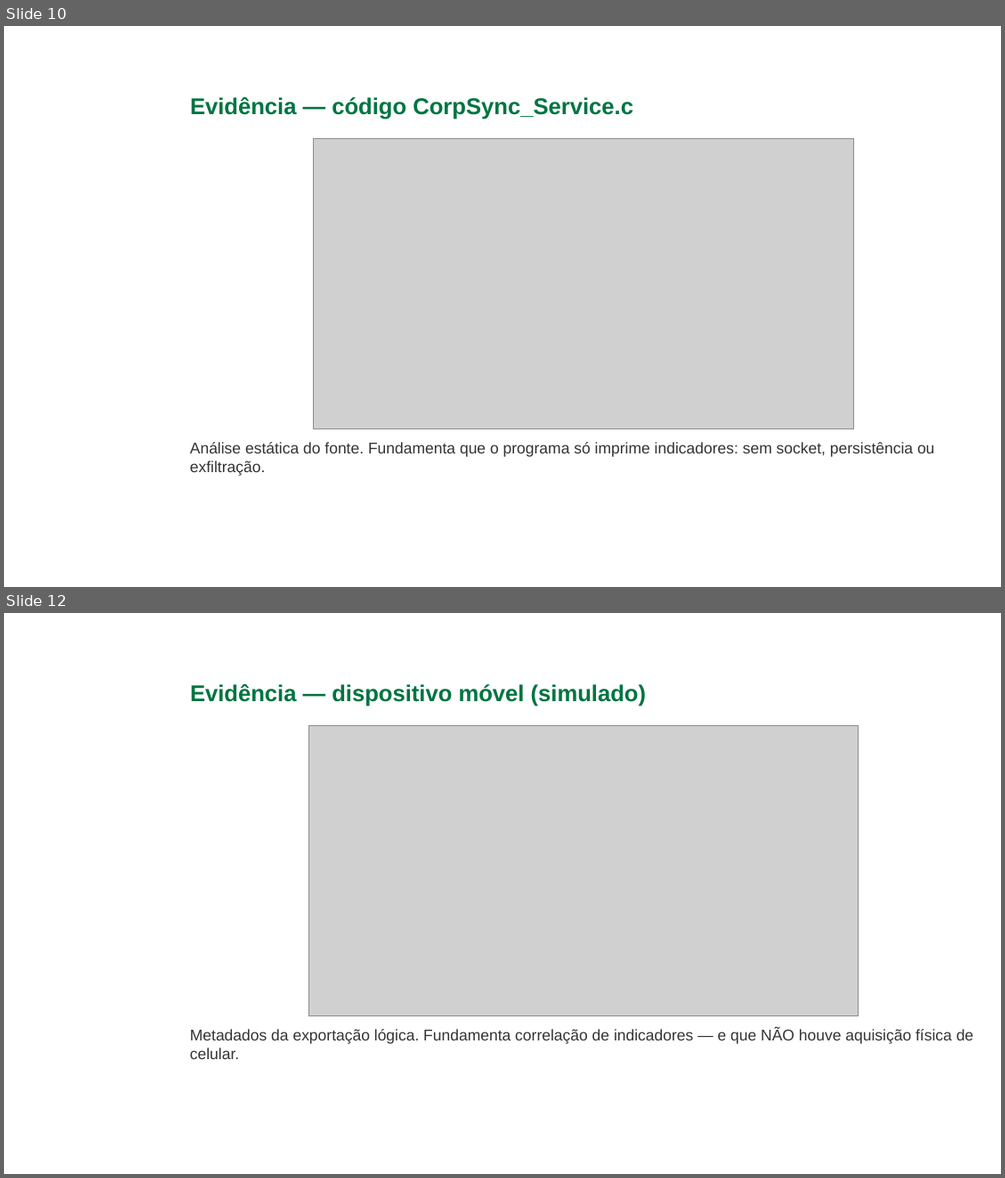
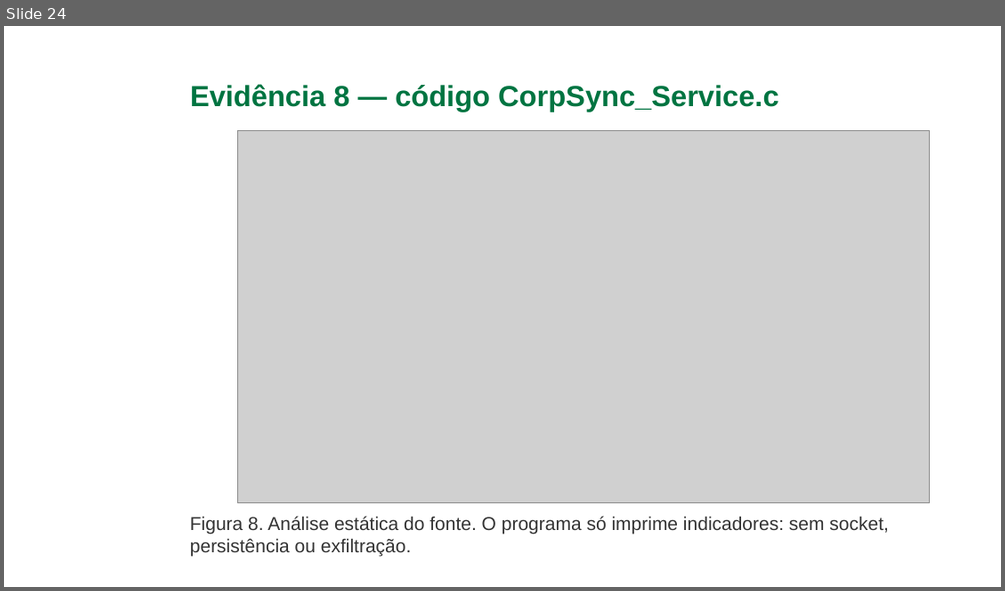
Before and after one commit to gabriellucasalves/Nexus-interprise, a slide deck: docs/caso-techcorp/Nexus_Apresentacao_Caso_TechCorp_Ajustada_Final.pptx. Shown one above the other, each under a label of ours: slides 10 and 12 before the commit, slide 24 after it; the slides between them are not shown. The pictures are 1005x1178 and 1005x591 pixels, drawn with LibreOffice and Linux fonts; fonts in the diff are those of the drawing; grey boxes stand for pictures; background and template pictures are left out. Boxes give left, top, right and bottom in pixels: in the first picture for what was removed or moved away, otherwise in the second. Text is boxed around its words. In the diff, an @@ line names an element or a change of style, - is before the commit and + after.

```diff
--- a/docs/caso-techcorp/Nexus_Apresentacao_Caso_TechCorp_Ajustada_Final.pptx
+++ b/docs/caso-techcorp/Nexus_Apresentacao_Caso_TechCorp_Ajustada_Final.pptx
@@ slide 12 removed at [4,613,1001,1174], background picture (left out) @@
@@ title removed at [190,684,646,706] @@
-Evidência — dispositivo móvel (simulado)
@@ picture removed at [308,726,858,1016] @@
@@ text removed at [190,1029,973,1059] @@
-Metadados da exportação lógica. Fundamenta correlação de indicadores — e que NÃO houve aquisição física de celular.
@@ what was slide 10 is now slide 24 @@
@@ slide 24 changed as well @@
@@ title at [190,84,779,111]: text changed; size 22 to 28 pt @@
-Evidência — código CorpSync_Service.c
+Evidência 8 — código CorpSync_Service.c
@@ picture: place and size @@
-picture at [314,139,853,429]
+picture at [237,131,930,503]
@@ text at [190,516,888,556]: text changed; size 15 to 18 pt @@
-Análise estática do fonte. Fundamenta que o programa só imprime indicadores: sem socket, persistência ou exfiltração.
+Figura 8. Análise estática do fonte. O programa só imprime indicadores: sem socket, persistência ou exfiltração.
```
Also in this commit, not shown: 27 other slides changed, 13 slides added, 1 other slide removed, 1 other file.
